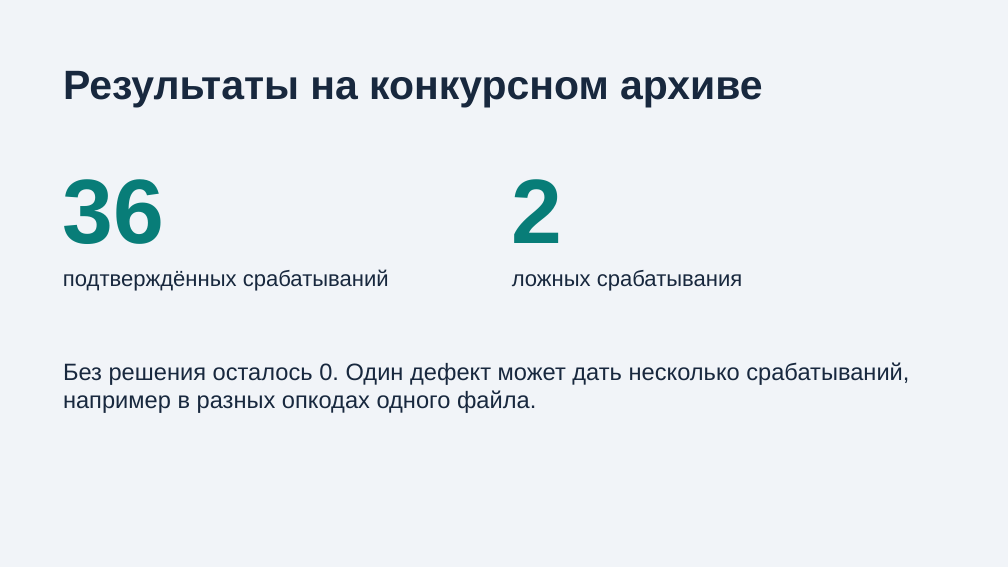
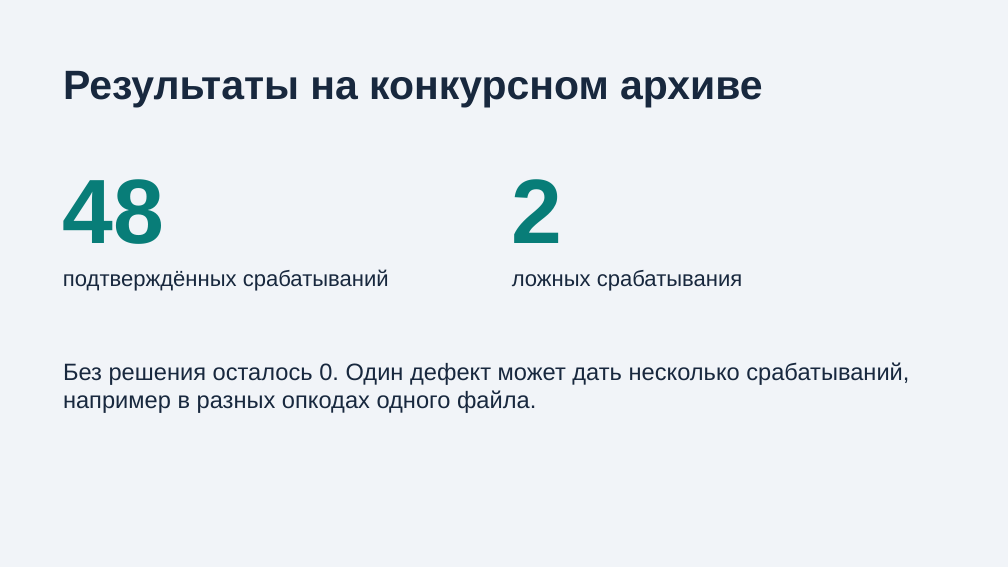
Before and after one commit to afa-air-power/ml_security, a slide deck: slide 3 of docs/sfs-defense.pptx. Drawn at 1008x567 pixels with LibreOffice and Linux fonts; fonts in the diff are those of the drawing. Boxes give left, top, right and bottom in pixels: in the first picture for what was removed or moved away, otherwise in the second. Text is boxed around its words. In the diff, an @@ line names an element or a change of style, - is before the commit and + after.

```diff
--- a/docs/sfs-defense.pptx
+++ b/docs/sfs-defense.pptx
@@ text at (63,179,165,244): text changed @@
-36
+48
```
Also in this commit, not shown: 10 other files.
